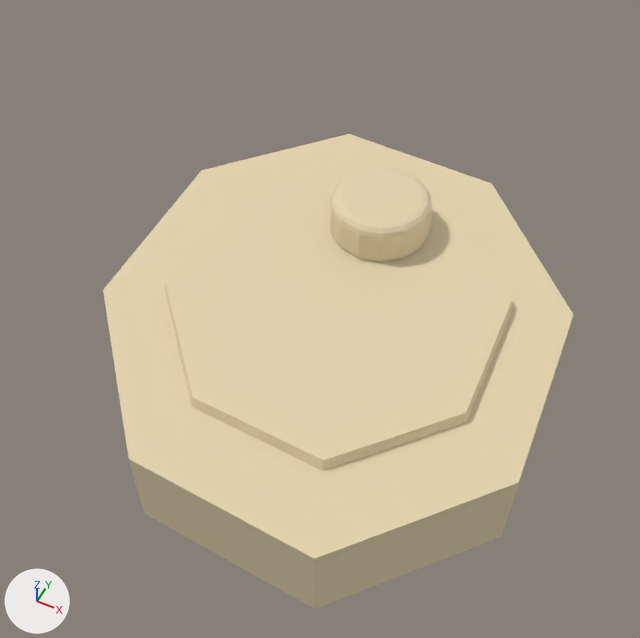
A saved change to the glTF model public/assets/models/tanks/parts/medium_turret_angular.glb.
Before and after are seen from a 50 mm lens placed at (1.25, -2.69, 3.75), pointed at (-0.15, 0.11, 0.24). Every picture has the same lights, and +X, +Y and +Z are marked at lower left. The picture after the commit comes second. Vertices at exactly the same position are counted once.

In view in the first picture: 'cupola', 'skirt_turret_band', 'turret_shell'.
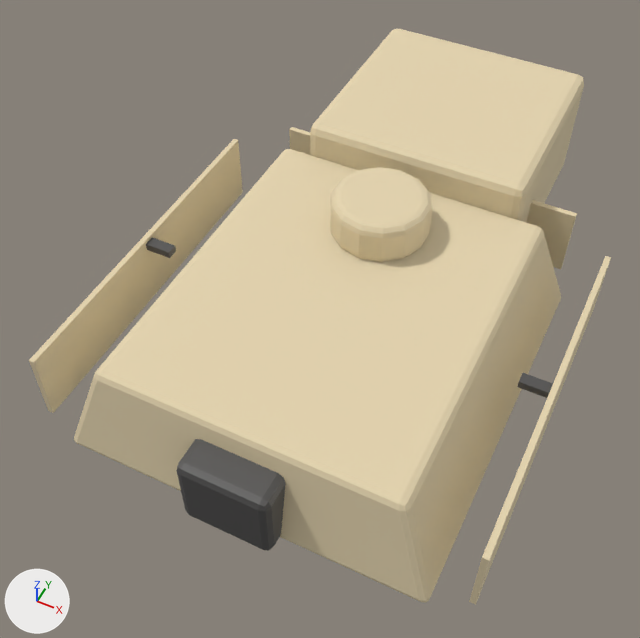
Commit message: feat(medium): rectangular turret — Cromwell/Churchill reference

Changed parts and their boxes [x1, y1, x2, y2] in the pictures (640 x 638 px):
'turret_shell', reshaped
    before: [165, 166, 513, 471]
    after: [74, 149, 561, 603]
'skirt_turret_band', deleted (beige)
    before: [103, 134, 574, 609]
'turret_bustle', added (beige)
    after: [310, 29, 584, 223]
'skirt_turret_r', added (beige)
    after: [29, 139, 243, 413]
'skirt_turret_l', added
    after: [469, 256, 611, 605]
'skirt_turret_rear', added
    after: [289, 127, 577, 269]
'skirt_turret_mount_l_trim_dark', added
    after: [517, 373, 553, 398]
'skirt_turret_mount_r_trim_dark', added
    after: [146, 237, 176, 258]
'gun_mantlet', unchanged, uncovered by the edit
    after: [176, 439, 286, 551]

Patch to the scene script:
```diff
--- a/public/assets/models/tanks/parts/medium_turret_angular.glb.py
+++ b/public/assets/models/tanks/parts/medium_turret_angular.glb.py
@@ me_turret_shell @@
 # used by ob_turret_shell; location = (0.0, 0.0, 0.0)
-me_turret_shell.from_pydata(...)  # 16 vertices, 28 faces; spans x -0.92..0.92, y -1.01..1.01, z 0.08..0.63
+me_turret_shell.from_pydata(...)  # 56 vertices, 108 faces; spans x -0.94..0.94, y -1.04..1.0, z 0.08..0.63
+# me_turret_shell part 1: the whole mesh is rebuilt
 me_turret_shell.materials.append(mat_medium_body)
@@ me_turret_bustle @@
+me_turret_bustle.from_pydata(...)  # 56 vertices, 108 faces; spans x -0.625..0.625, y 0.9..2.1, z 0.12..0.81
+me_turret_bustle.materials.append(mat_medium_body)  # beige #e5d5af
@@ me_skirt_turret_mount_l_trim_dark @@
+me_skirt_turret_mount_l_trim_dark.from_pydata(...)  # a box spanning x 0.95..1.11, y -0.05..0.01, z 0.48..0.52
+me_skirt_turret_mount_l_trim_dark.materials.append(mat_gear_dark)  # dark grey #595857
@@ me_skirt_turret_mount_r_trim_dark @@
+me_skirt_turret_mount_r_trim_dark.from_pydata(...)  # a box spanning x -1.11..-0.95, y -0.05..0.01, z 0.48..0.52
+me_skirt_turret_mount_r_trim_dark.materials.append(mat_gear_dark)  # dark grey #595857
@@ me_skirt_turret_rear @@
+me_skirt_turret_rear.from_pydata(...)  # a box spanning x -0.87..0.87, y 1.15..1.18, z 0.14..0.54
+me_skirt_turret_rear.materials.append(mat_medium_body)  # beige #e5d5af
@@ me_skirt_turret_l @@
+me_skirt_turret_l.from_pydata(...)  # a box spanning x 1.1..1.12, y -0.96..0.92, z 0.14..0.54
+me_skirt_turret_l.materials.append(mat_medium_body)  # beige #e5d5af
@@ me_skirt_turret_r @@
+me_skirt_turret_r.from_pydata(...)  # a box spanning x -1.12..-1.1, y -0.96..0.92, z 0.14..0.54
+me_skirt_turret_r.materials.append(mat_medium_body)  # beige #e5d5af
@@ ob_skirt_turret_band @@
-ob_skirt_turret_band = bpy.data.objects.new('skirt_turret_band', me_skirt_turret_band)
-ob_skirt_turret_band.location = (0.0, 0.0, 0.0)
@@ ob_turret_bustle @@
+ob_turret_bustle = bpy.data.objects.new('turret_bustle', me_turret_bustle)
+ob_turret_bustle.location = (0.0, 0.0, 0.0)
@@ ob_skirt_turret_mount_l_trim_dark @@
+ob_skirt_turret_mount_l_trim_dark = bpy.data.objects.new('skirt_turret_mount_l_trim_dark', me_skirt_turret_mount_l_trim_dark)
+ob_skirt_turret_mount_l_trim_dark.location = (0.0, 0.0, 0.0)
@@ ob_skirt_turret_mount_r_trim_dark @@
+ob_skirt_turret_mount_r_trim_dark = bpy.data.objects.new('skirt_turret_mount_r_trim_dark', me_skirt_turret_mount_r_trim_dark)
+ob_skirt_turret_mount_r_trim_dark.location = (0.0, 0.0, 0.0)
@@ ob_skirt_turret_rear @@
+ob_skirt_turret_rear = bpy.data.objects.new('skirt_turret_rear', me_skirt_turret_rear)
+ob_skirt_turret_rear.location = (0.0, 0.0, 0.0)
@@ ob_skirt_turret_l @@
+ob_skirt_turret_l = bpy.data.objects.new('skirt_turret_l', me_skirt_turret_l)
+ob_skirt_turret_l.location = (0.0, 0.0, 0.0)
@@ ob_skirt_turret_r @@
+ob_skirt_turret_r = bpy.data.objects.new('skirt_turret_r', me_skirt_turret_r)
+ob_skirt_turret_r.location = (0.0, 0.0, 0.0)
```
